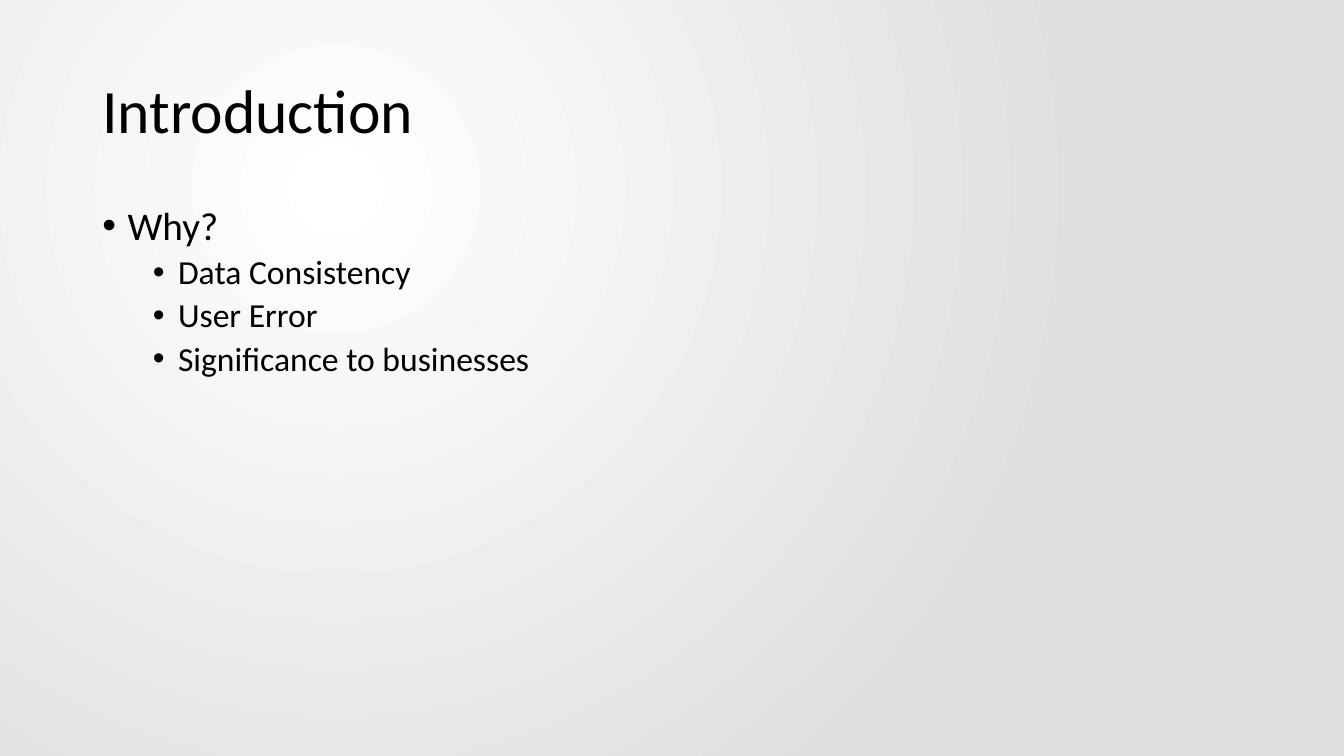
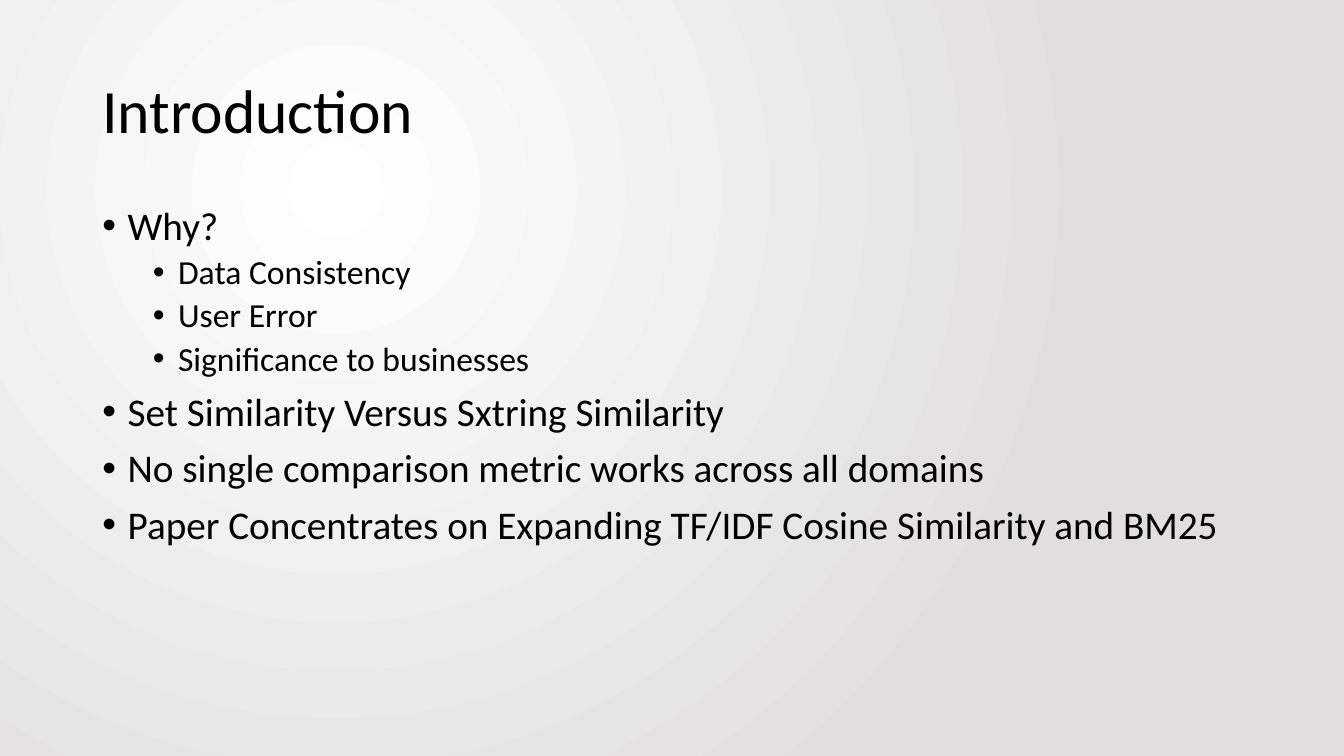
Before and after one commit to jbfitz/EECS405, a slide deck: slide 2 of Paper Presentation/EECS405.PattersonFitzpatrick.PaperPresentation.pptx (slide 3 before the commit). Drawn at 1344x756 pixels with LibreOffice and Linux fonts; fonts in the diff are those of the drawing. Boxes give left, top, right and bottom in pixels: in the first picture for what was removed or moved away, otherwise in the second. Text is boxed around its words. In the diff, an @@ line names an element or a change of style, - is before the commit and + after.

```diff
--- a/Paper Presentation/EECS405.PattersonFitzpatrick.PaperPresentation.pptx
+++ b/Paper Presentation/EECS405.PattersonFitzpatrick.PaperPresentation.pptx
@@ text at [128,398,1217,546]: paragraphs added @@
+• Set Similarity Versus Sxtring Similarity
+• No single comparison metric works across all domains
+• Paper Concentrates on Expanding TF/IDF Cosine Similarity and BM25
```
Also in this commit, not shown: 4 other slides changed, 4 slides added, 1 slide removed.
